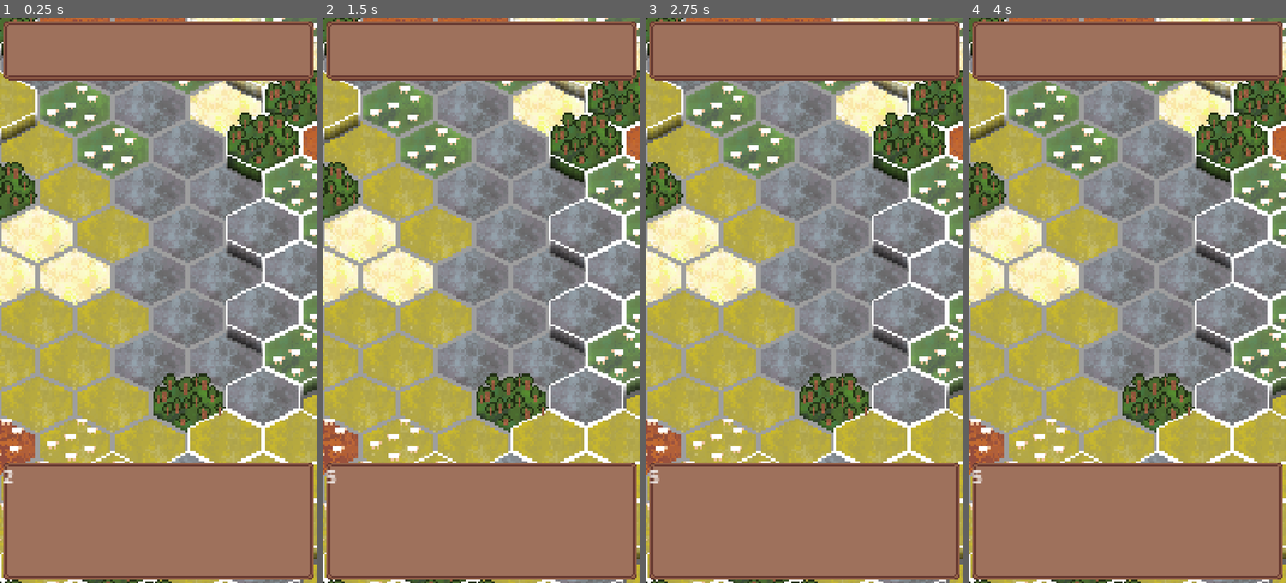
Above: before the commit, frames 1-4 (left to right).
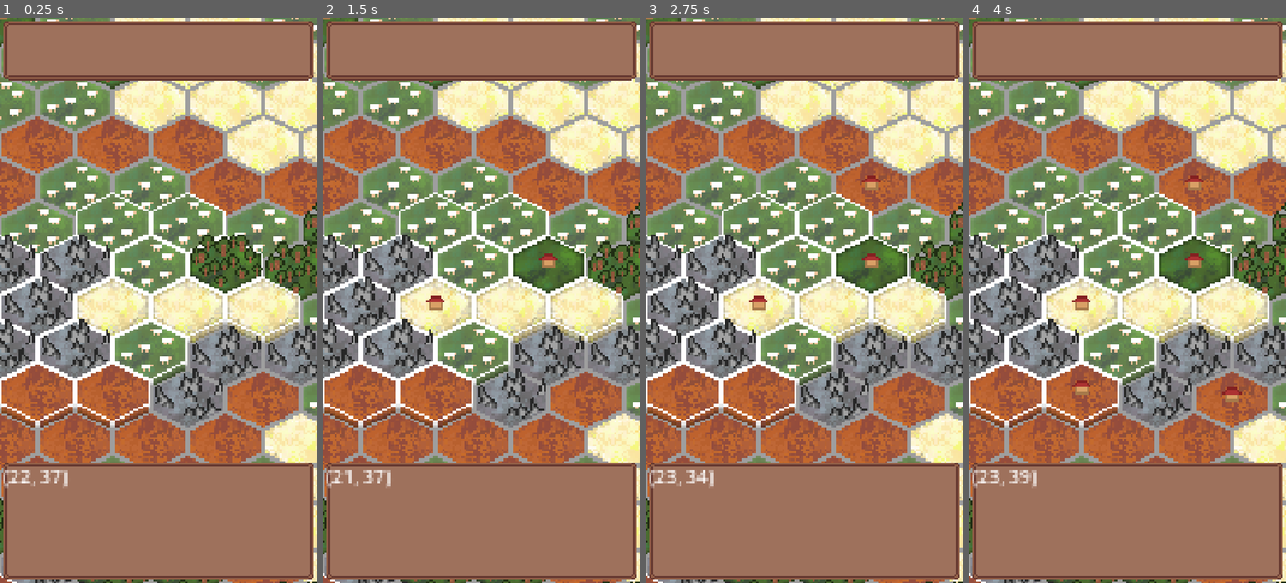
Above: after the commit, the same moments.

Repository: TotsllyRandom/survival-game
Game: Godot game, scene res://Scenes/node_2d.tscn
The game is run twice, just before and just after one commit, with the same random seed, the same clock (stepped at 60 frames per second) and the same inputs.
Inputs (mouse positions are in pixels of both pictures, inside the frame that each line leads up to):
- Up to frame 1 (0.25 s): no input
- Up to frame 2 (1.5 s): tap Enter at 0.5 s; move the mouse to (551, 272) at 0.52 s; hold Right 0.53-1.28 s; click (551, 272) at 0.6 s; tap Space at 1.25 s; move the mouse to (418, 328) at 1.27 s; hold Down from 1.28 s (still down); click (418, 328) at 1.35 s
- Up to frame 3 (2.75 s): tap Enter at 2 s; move the mouse to (836, 176) at 2.02 s; release Down at 2.03 s; hold Right from 2.03 s (still down); tap Alt at 2.1 s; click (836, 176) at 2.3 s
- Up to frame 4 (4 s): tap Space at 2.75 s; move the mouse to (1111, 413) at 2.77 s; release Right at 2.78 s; hold Up 2.78-3.53 s; tap Shift at 2.85 s; click (1111, 413) at 3.05 s; tap Enter at 3.5 s; move the mouse to (1222, 385) at 3.52 s; hold Left from 3.53 s (still down); click (1222, 385) at 3.6 s

The runs differ from the first frame. In frame 1, 65% of the frame differs, in the area x 0-100%, y 0-100%; in frame 2, 65%; in frame 3, 65%; in frame 4, 65%.

Commit message:
working on more :)

Diff:
--- a/Scenes/node_2d.tscn
+++ b/Scenes/node_2d.tscn
@@ -29,55 +29,55 @@
 texture = ExtResource("2_v1qfn")
 texture_region_size = Vector2i(32, 32)
 0:0/0 = 0
-0:0/0/z_index = 3
-0:0/0/y_sort_origin = 3
+0:0/0/z_index = 1
+0:0/0/y_sort_origin = 1
 1:0/0 = 0
-1:0/0/z_index = 2
-1:0/0/y_sort_origin = 3
+1:0/0/z_index = 1
+1:0/0/y_sort_origin = 1
 2:0/0 = 0
 2:0/0/z_index = 1
-2:0/0/y_sort_origin = 3
+2:0/0/y_sort_origin = 1
 3:0/0 = 0
-3:0/0/z_index = 3
-3:0/0/y_sort_origin = 3
+3:0/0/z_index = 1
+3:0/0/y_sort_origin = 1
 4:0/0 = 0
-4:0/0/z_index = 2
-4:0/0/y_sort_origin = 3
+4:0/0/z_index = 1
+4:0/0/y_sort_origin = 1
 5:0/0 = 0
 5:0/0/z_index = 1
-5:0/0/y_sort_origin = 3
+5:0/0/y_sort_origin = 1
 6:0/0 = 0
-6:0/0/z_index = 3
-6:0/0/y_sort_origin = 2
+6:0/0/z_index = 1
+6:0/0/y_sort_origin = 1
 7:0/0 = 0
-7:0/0/z_index = 2
-7:0/0/y_sort_origin = 2
+7:0/0/z_index = 1
+7:0/0/y_sort_origin = 1
 8:0/0 = 0
 8:0/0/z_index = 1
-8:0/0/y_sort_origin = 2
+8:0/0/y_sort_origin = 1
 9:0/0 = 0
-9:0/0/z_index = 3
-9:0/0/y_sort_origin = 2
+9:0/0/z_index = 1
+9:0/0/y_sort_origin = 1
 10:0/0 = 0
-10:0/0/z_index = 2
-10:0/0/y_sort_origin = 2
+10:0/0/z_index = 1
+10:0/0/y_sort_origin = 1
 11:0/0 = 0
 11:0/0/z_index = 1
-11:0/0/y_sort_origin = 2
+11:0/0/y_sort_origin = 1
 12:0/0 = 0
-12:0/0/z_index = 3
+12:0/0/z_index = 1
 12:0/0/y_sort_origin = 1
 13:0/0 = 0
-13:0/0/z_index = 2
+13:0/0/z_index = 1
 13:0/0/y_sort_origin = 1
 14:0/0 = 0
 14:0/0/z_index = 1
 14:0/0/y_sort_origin = 1
 15:0/0 = 0
-15:0/0/z_index = 3
+15:0/0/z_index = 1
 15:0/0/y_sort_origin = 1
 16:0/0 = 0
-16:0/0/z_index = 2
+16:0/0/z_index = 1
 16:0/0/y_sort_origin = 1
 17:0/0 = 0
 17:0/0/z_index = 1
@@ -109,6 +109,24 @@
 5:0/0 = 0
 5:0/0/z_index = 2
 5:0/0/y_sort_origin = 2
+6:0/0 = 0
+6:0/0/z_index = 4
+6:0/0/y_sort_origin = 4
+7:0/0 = 0
+7:0/0/z_index = 3
+7:0/0/y_sort_origin = 3
+8:0/0 = 0
+8:0/0/z_index = 2
+8:0/0/y_sort_origin = 2
+9:0/0 = 0
+9:0/0/z_index = 4
+9:0/0/y_sort_origin = 4
+10:0/0 = 0
+10:0/0/z_index = 3
+10:0/0/y_sort_origin = 3
+11:0/0 = 0
+11:0/0/z_index = 2
+11:0/0/y_sort_origin = 2
 
 [sub_resource type="TileSet" id="TileSet_wjtap"]
 tile_shape = 3
@@ -133,7 +151,6 @@
 y_sort_origin = 1
 
 [node name="PlacedOn" type="TileMapLayer" parent="." unique_id=1118249722 groups=["Tiles"]]
-y_sort_enabled = true
 position = Vector2(-62, -15)
 tile_map_data = PackedByteArray("AAAAAAAACQAHAAAAAAAAAAEACQAHAAAAAAAAAAIACQAHAAAAAAAAAAMACQAHAAAAAAAAAAQACQAHAAAAAAAAAA …(34544 unchanged characters)…
 tile_set = SubResource("TileSet_wjtap")
--- a/Scenes/tile.tscn
+++ b/Scenes/tile.tscn
@@ -1,37 +1,8 @@
 [gd_scene format=3 uid="uid://u3ttw434ya6x"]
 
 [ext_resource type="Script" uid="uid://bj5rgi4rueaia" path="res://Scripts/tileInstance.gd" id="1_4kj4d"]
-[ext_resource type="Texture2D" uid="uid://151mgrh0xy0s" path="res://Assets/Art/tileset.png" id="2_khers"]
 [ext_resource type="Texture2D" uid="uid://b1wi7mldp34nq" path="res://Assets/Art/placedOnAssets.png" id="3_g7l7l"]
 [ext_resource type="Shape2D" uid="uid://cmxdvuvffq5lt" path="res://Assets/Other/tileMouseCheck1.tres" id="4_khers"]
-
-[sub_resource type="TileSetAtlasSource" id="TileSetAtlasSource_y55j6"]
-resource_name = "Main"
-texture = ExtResource("2_khers")
-texture_region_size = Vector2i(32, 32)
-0:0/0 = 0
-1:0/0 = 0
-2:0/0 = 0
-3:0/0 = 0
-4:0/0 = 0
-5:0/0 = 0
-6:0/0 = 0
-7:0/0 = 0
-8:0/0 = 0
-9:0/0 = 0
-10:0/0 = 0
-11:0/0 = 0
-12:0/0 = 0
-13:0/0 = 0
-14:0/0 = 0
-15:0/0 = 0
-16:0/0 = 0
-17:0/0 = 0
-
-[sub_resource type="TileSet" id="TileSet_1f6se"]
-tile_shape = 3
-tile_size = Vector2i(32, 24)
-sources/0 = SubResource("TileSetAtlasSource_y55j6")
 
 [sub_resource type="TileSetAtlasSource" id="TileSetAtlasSource_myvb2"]
 texture = ExtResource("3_g7l7l")
@@ -49,13 +20,6 @@
 script = ExtResource("1_4kj4d")
 metadata/_edit_group_ = true
 
-[node name="base" type="TileMapLayer" parent="." unique_id=280892896 groups=["Tiles"]]
-z_index = 1
-y_sort_enabled = true
-position = Vector2(-16, -12)
-tile_map_data = PackedByteArray(0, 0, 0, 0, 0, 0, 0, 0, 6, 0, 0, 0, 0, 0)
-tile_set = SubResource("TileSet_1f6se")
-
 [node name="PlacedOn" type="TileMapLayer" parent="." unique_id=1852435051 groups=["Tiles"]]
 z_index = 1
 y_sort_enabled = true
--- a/Scripts/GlobalTweaks.gd
+++ b/Scripts/GlobalTweaks.gd
@@ -27,7 +27,7 @@
 			"ore"
 		],
 		"min": 5,
-		"placedOn": 0
+		"placedOn": 3
 	},
 	{
 		"name": "pasture",
--- a/Scripts/tiles.gd
+++ b/Scripts/tiles.gd
@@ -4,6 +4,8 @@
 var mouse_offset: Vector2
 var mouse_down: bool = false
 var real_position: Vector2
+
+var map_exists: bool = false
 
 ## copyables
 var def_item = {
@@ -49,10 +51,22 @@
 # Called when the node enters the scene tree for the first time.
 func _ready() -> void:
 	create_map()
-	print_map()
+
+	var center_tile = Vector2i(
+		(map_size.x ) / 2,
+		(map_size.y) / 2
+	)
+
+	var tile_pos = $Real.map_to_local(center_tile)
+
+	real_position = - tile_pos + Vector2(64, 64)
+	map_exists = true
 
 # Called every frame. 'delta' is the elapsed time since the previous frame.
 func _process(_delta: float) -> void:
+	if map_exists:
+		print_map()
+
 	real_position += mouse_offset
 	for child in get_children():
 		if child.is_in_group("Tiles"):
@@ -79,9 +93,14 @@
 	if mouse_down:
 		mouse_offset = (get_global_mouse_position() - mouse_placement) / scale
 		mouse_placement = get_global_mouse_position()
-	var pos = $Real.local_to_map(get_global_mouse_position())
+
+	var pos = $Real.local_to_map($Real.to_local(get_global_mouse_position()))
 	if on_edge(pos.x, pos.y):
-		GlobalTweaks.current_tile_num = map_data[pos.y][pos.x]["number"]
+		GlobalTweaks.current_tile_num = pos
+
+		@warning_ignore("int_as_enum_without_cast")
+		if Input.is_action_just_pressed("Click"):
+			map_data[pos.y][pos.x]["placedOn"] = 4
 
 func generate_noise(mi,ma) -> Array:
 	var ret = []
@@ -94,11 +113,7 @@
 	return ret
 
 func on_edge(x,y) -> bool:
-	var r = true
-	if x < 0 or x>=map_size.x - 1 or  y<0 or y>=map_size.y - 1:
-		r=false
-
-	return r
+	return x >= 0 and x < map_size.x and y >= 0 and y < map_size.y
 
 func get_neighbors(pos: Vector2i) -> Array:
 	var ret = []
@@ -119,7 +134,7 @@
 	return ret
 
 func append_if_okay(pos: Vector2i,ret: Array) -> Array:
-	if pos.x < 0 or pos.x>=map_size.x - 1 or pos.y<0 or pos.y>=map_size.y - 1:
+	if pos.x < 0 or pos.x >= map_size.x or pos.y < 0 or pos.y >= map_size.y:
 		return ret
 	ret.append(pos)
 	return ret
@@ -215,7 +230,8 @@
 				if fixed.size() > 0:
 					var chosen = randi_range(0,fixed.size()-1)
 					biomes[rand_tile.y][rand_tile.x] = biomes[fixed[chosen].y][fixed[chosen].x]
-					clumps[chosen]["amt"] = clumps[chosen]["amt"] + 1
+					var target_clump = biomes[fixed[chosen].y][fixed[chosen].x]
+					clumps[target_clump]["amt"] += 1
 				else:
 					clumps.append(def_clump.duplicate())
 					clumps[clumps.size()-1]["id"] = clumps.size()-1
@@ -232,31 +248,41 @@
 
 	biomes = smooth_clumps(biomes)
 
-	for clump in range(clumps.size()):
+	for clump in range(clumps.size() - 1, -1, -1):
+		clumps[clump]["tile"] = randi_range(0,GlobalTweaks.BIOMES.size()-1)
 		if clumps[clump]["amt"] == 0:
 			clumps.pop_at(clump)
-		clumps[clump]["tile"] = randi_range(0,GlobalTweaks.BIOMES.size()-1)
 
 	for i in range(GlobalTweaks.smoothness):
 		noise = smooth(noise)
 
 	map_data = []
 
+	clumps.append(def_clump.duplicate())
+	clumps[clumps.size()-1]["id"] = clumps[clumps.size()-1]["id"] + 1
+	clumps[clumps.size()-1]["amt"] = 1
+	clumps[clumps.size()-1]["tile"] = 5
+
 	for y in range(map_size.y):
-
 		var current_line = []
 
 		for x in range(map_size.x):
-
 			var current_item = def_item.duplicate()
 
+			if x == (map_size.x)/2 and y == (map_size.y)/2:
+				current_item["clumpID"] = clumps.size() -1
+				current_item["tile"] = 5
+			else:
+				current_item["clumpID"] = biomes[y][x]
+				current_item["tile"] = clumps[current_item["clumpID"]]["tile"]
+
 			current_item["height"] = noise[y][x]
-			current_item["clumpID"] = biomes[y][x]
+
 			##if x == 0 or x == map_size.x - 1 or y == 0 or y == map_size.y -1:
 			##	clumps[current_item["clumpID"]]["tile"] = 0
-			current_item["tile"] = clumps[current_item["clumpID"]]["tile"]
 
 			current_item["number"] = choose_number()
+			numbers[current_item["number"] - 1] += 1
 
 			current_item["sprite"] = ((current_item["tile"] * 3) + (current_item["height"]))
 
@@ -266,6 +292,8 @@
 			current_line.append(current_item)
 
 		map_data.append(current_line)
+
+	map_data[(map_size.y)/2][(map_size.x)/2]["placedOn"] = 4
 
 func choose_number() -> int:
 	var lowest = []
@@ -284,7 +312,6 @@
 	$Real.clear()
 	for y in range(map_size.y):
 		for x in range(map_size.x):
-
+			$Real.set_cell(Vector2i(x,y),9,Vector2i(map_data[y][x].get("sprite"),0))
 			if map_data[y][x].get("placedOn") != 0:
 				$PlacedOn.set_cell(Vector2i(x,y),0,Vector2i(((map_data[y][x].get("placedOn") - 1) * 3) + (map_data[y][x].get("height")),0))
-			$Real.set_cell(Vector2i(x,y),9,Vector2i(map_data[y][x].get("sprite"),0))
--- a/project.godot
+++ b/project.godot
@@ -36,6 +36,14 @@
 "res://Scripts/": "green"
 }
 
+[input]
+
+Click={
+"deadzone": 0.2,
+"events": [Object(InputEventMouseButton,"resource_local_to_scene":false,"resource_name":"","device":-1,"window_id":0,"alt_pressed":false,"shift_pressed":false,"ctrl_pressed":false,"meta_pressed":false,"button_mask":0,"position":Vector2(0, 0),"global_position":Vector2(0, 0),"factor":1.0,"button_index":1,"canceled":false,"pressed":false,"double_click":false,"script":null)
+]
+}
+
 [physics]
 
 3d/physics_engine="Jolt Physics"
Binary file changed: Assets/Art/placedOnAssets.png
Binary file changed: Assets/Art/tileset.aseprite
